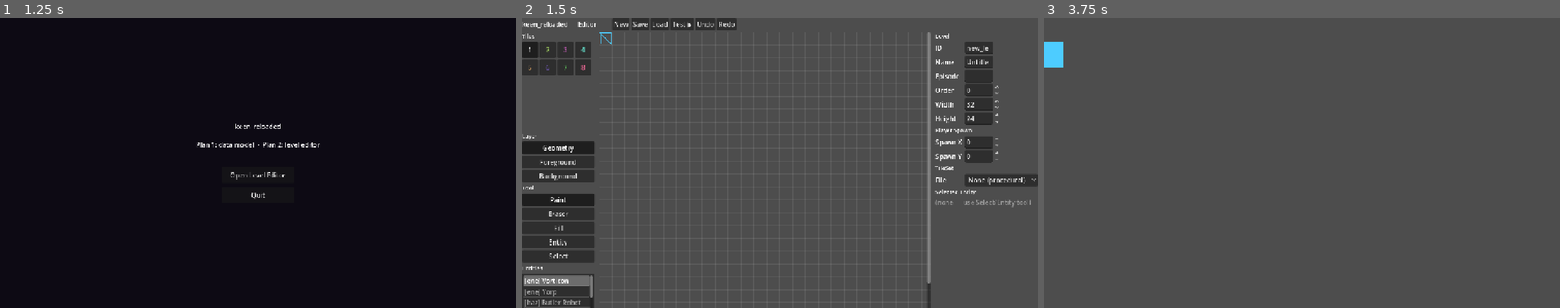
Above: before the commit, frames 1-3 (left to right).
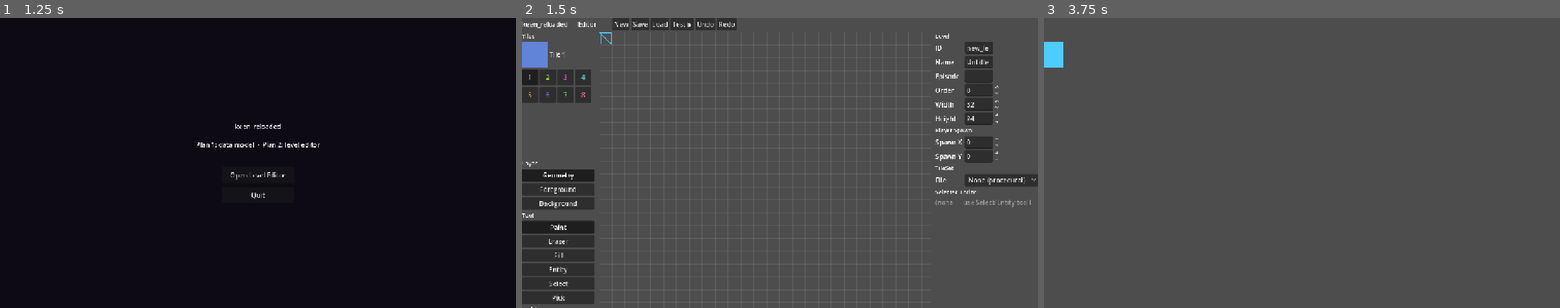
Above: after the commit, the same moments.

Repository: ehowe/keen_reloaded
Game: Godot game, scene res://src/ui/main_menu.tscn
Two runs of this game, one before a commit and one after it. Both use one fixed random seed, a clock stepped at 60 frames per second and the inputs below.
Inputs (mouse positions are in pixels of both pictures, inside the frame that each line leads up to):
- Up to frame 1 (1.25 s): tap Enter at 0.5 s; move the mouse to (371, 148) at 0.52 s; hold D (move_right) from 0.53 s (still down); tap P (pogo) at 0.6 s; click (371, 148) at 0.67 s; tap Space (jump) at 0.77 s
- Up to frame 2 (1.5 s): release D (move_right) at 1.25 s; click "Open Level Editor" at 1.25 s
- Up to frame 3 (3.75 s): click "New" at 2 s; click "New" at 2.75 s; click "Test ▶" at 3.5 s

Frame 1 is identical in both runs. In frame 2, 7.0% of the frame differs, in the area x 0-80%, y 4-100%; in frame 3, nothing differs.

Commit message:
feat(editor): current-tile preview + auto-scroll palette
Adds a thumbnail of the active brush tile atop the Tiles section, plus a Pick tool button, and scrolls the selected tile into view when picked.

Diff:
--- a/src/editor/palette_panel.gd
+++ b/src/editor/palette_panel.gd
@@ -11,26 +11,31 @@
 
 var _tile_buttons: Array[Button] = []
 var _tile_grid: GridContainer
+var _tile_scroll: ScrollContainer
 var _last_tileset: TileSet = null
 var _layer_buttons: Dictionary = {}  # layer -> Button
 var _tool_buttons: Dictionary = {}   # tool -> Button
 var _entity_list: ItemList
 var _entity_ids: Array[String] = []
+var _preview_bg: ColorRect
+var _preview_icon: TextureRect
+var _preview_label: Label
 
 
 func build(e: LevelEditor) -> void:
 	custom_minimum_size = Vector2(190, 0)
 
 	add_child(_section_label("Tiles"))
-	var tile_scroll := ScrollContainer.new()
-	tile_scroll.size_flags_vertical = Control.SIZE_EXPAND_FILL
-	tile_scroll.horizontal_scroll_mode = ScrollContainer.SCROLL_MODE_DISABLED
-	tile_scroll.custom_minimum_size = Vector2(0, 220)
+	add_child(_build_preview())
+	_tile_scroll = ScrollContainer.new()
+	_tile_scroll.size_flags_vertical = Control.SIZE_EXPAND_FILL
+	_tile_scroll.horizontal_scroll_mode = ScrollContainer.SCROLL_MODE_DISABLED
+	_tile_scroll.custom_minimum_size = Vector2(0, 220)
 	_tile_grid = GridContainer.new()
 	_tile_grid.columns = 4
 	_tile_grid.size_flags_horizontal = Control.SIZE_EXPAND_FILL
-	tile_scroll.add_child(_tile_grid)
-	add_child(tile_scroll)
+	_tile_scroll.add_child(_tile_grid)
+	add_child(_tile_scroll)
 
 	add_child(_section_label("Layer"))
 	var layer_group := ButtonGroup.new()
@@ -46,7 +51,7 @@
 
 	add_child(_section_label("Tool"))
 	var tool_group := ButtonGroup.new()
-	for tool: String in ["paint", "erase", "fill", "entity", "select"]:
+	for tool: String in ["paint", "erase", "fill", "entity", "select", "pick"]:
 		var b := Button.new()
 		b.text = LevelEditor.TOOLS[tool]
 		b.toggle_mode = true
@@ -128,6 +133,10 @@
 		_rebuild_tile_grid(e)
 	for i in range(_tile_buttons.size()):
 		_tile_buttons[i].set_pressed_no_signal((i + 1) == e.selected_tile_id)
+	# Scroll the active tile into view so a picked/selected tile is easy to find.
+	var id := e.selected_tile_id
+	if id >= 1 and id <= _tile_buttons.size():
+		_tile_scroll.ensure_control_visible(_tile_buttons[id - 1])
 	for layer in _layer_buttons:
 		_layer_buttons[layer].set_pressed_no_signal(layer == e.active_layer)
 	for tool in _tool_buttons:
@@ -137,6 +146,38 @@
 		if _entity_ids[i] == e.selected_entity_type:
 			_entity_list.select(i)
 			break
+	_update_preview(e)
+
+
+## "Current tile" thumbnail at the top of the Tiles section: shows the active
+## brush tile so a picked tile is obvious at a glance.
+func _build_preview() -> Control:
+	var box := HBoxContainer.new()
+	box.size_flags_horizontal = Control.SIZE_EXPAND_FILL
+	_preview_bg = ColorRect.new()
+	_preview_bg.custom_minimum_size = Vector2(64, 64)
+	_preview_bg.size_flags_vertical = Control.SIZE_SHRINK_CENTER
+	_preview_icon = TextureRect.new()
+	_preview_icon.set_anchors_preset(Control.PRESET_FULL_RECT)
+	_preview_icon.expand_mode = TextureRect.EXPAND_IGNORE_SIZE
+	_preview_icon.stretch_mode = TextureRect.STRETCH_KEEP_ASPECT_CENTERED
+	_preview_bg.add_child(_preview_icon)
+	box.add_child(_preview_bg)
+	_preview_label = Label.new()
+	_preview_label.size_flags_vertical = Control.SIZE_SHRINK_CENTER
+	box.add_child(_preview_label)
+	return box
+
+
+func _update_preview(e: LevelEditor) -> void:
+	var tile_id := e.selected_tile_id
+	_preview_bg.color = EditorColors.tile_color(tile_id)
+	var ts: TileSet = e.level.tileset_ref
+	if ts != null and ts.get_source_count() > 0:
+		_preview_icon.texture = TileAtlas.tile_icon(ts, tile_id)
+	else:
+		_preview_icon.texture = null
+	_preview_label.text = "Tile %d" % tile_id
 
 
 func _section_label(text: String) -> Label:
